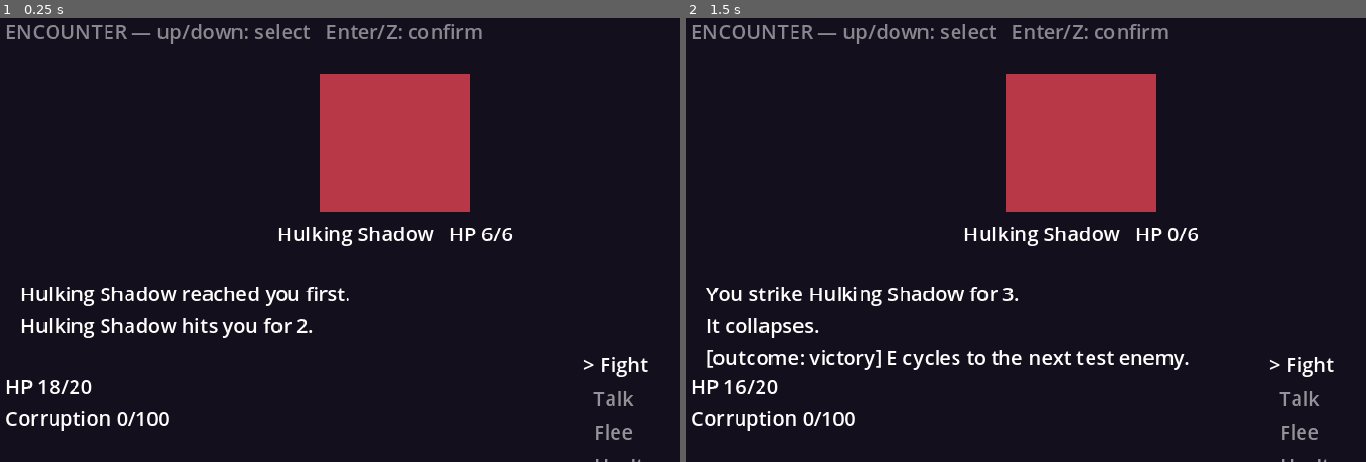
Above: before the commit, frames 1-2 (left to right).
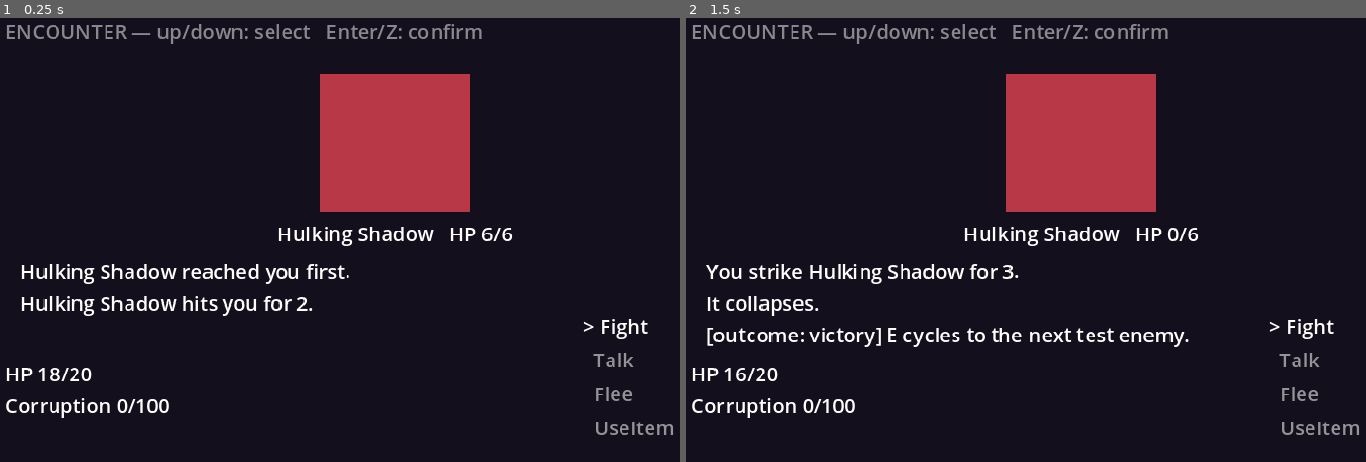
Above: after the commit, the same moments.

Repository: x-alterer/2D-Roguelike-like
Game: Godot game, scene res://scenes/encounter.tscn
The game is run twice, just before and just after one commit, with the same random seed, the same clock (stepped at 60 frames per second) and the same inputs. This scene is started directly instead of the project's main scene.
Inputs:
- Up to frame 1 (0.25 s): no input
- Up to frame 2 (1.5 s): tap Enter (confirm) at 0.5 s; hold Right (move_right) 0.53-1.28 s; hold Enter (confirm) 0.53-1.28 s; hold Down (move_down) from 1.28 s (still down); tap Space (wait) at 1.35 s

The runs differ from the first frame. In frame 1, 4.2% of the frame differs, in the area x 0-99%, y 55-100%; in frame 2, 5.2%.

Commit message:
fix: fourth verb menu option rendered below the 360px screen edge
The VerbMenu container started at y=270 with 86px of room, but four
default-font labels need ~108px, so the last verb drew past the bottom
of the fixed 640x360 logical viewport (window resizing only scales that
viewport, it can't reveal more). The menu column now starts at y=240
(116px of room); narration moved up, narrowed clear of the menu column,
and gained word wrap; the status block starts at 278 so its last line
can't touch the screen edge either.

Co-Authored-By: Claude Fable 5 <noreply@anthropic.com>
Claude-Session: https://claude.ai/code/session_018muKSDbmmuj7g6CxEjXxPM

Diff:
--- a/scenes/encounter.tscn
+++ b/scenes/encounter.tscn
@@ -27,14 +27,15 @@
 
 [node name="NarrationLabel" type="Label" parent="."]
 offset_left = 20.0
-offset_top = 214.0
-offset_right = 620.0
-offset_bottom = 262.0
+offset_top = 196.0
+offset_right = 460.0
+offset_bottom = 268.0
 text = ""
+autowrap_mode = 3
 
 [node name="StatusLabel" type="Label" parent="."]
 offset_left = 8.0
-offset_top = 288.0
+offset_top = 278.0
 offset_right = 240.0
 offset_bottom = 356.0
 text = "HP 20/20
@@ -42,7 +43,7 @@
 
 [node name="VerbMenu" type="VBoxContainer" parent="."]
 offset_left = 470.0
-offset_top = 270.0
+offset_top = 240.0
 offset_right = 632.0
 offset_bottom = 356.0
 
